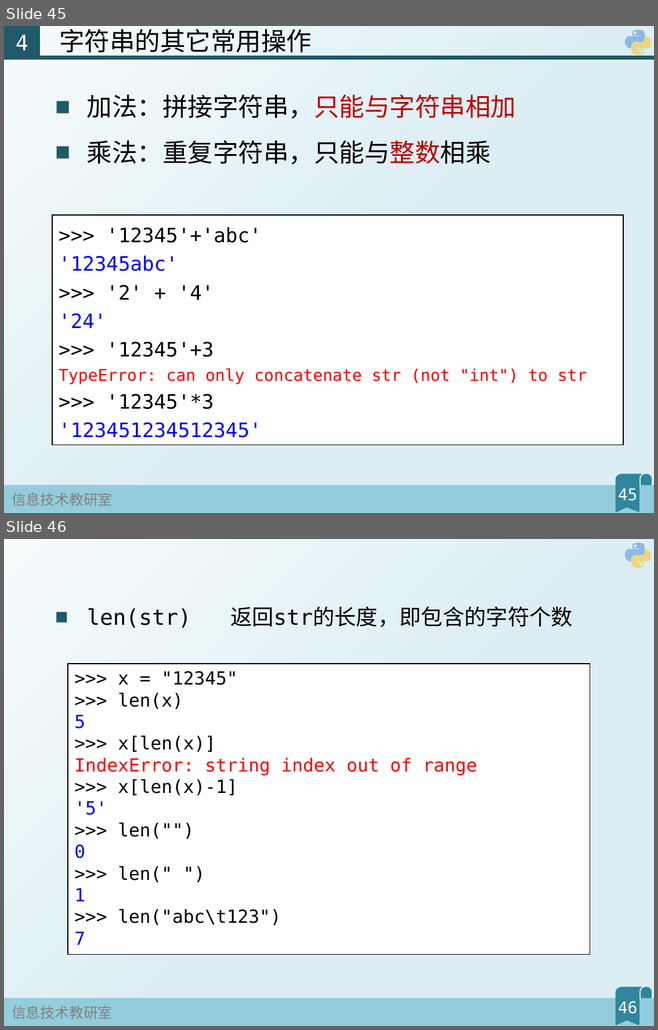
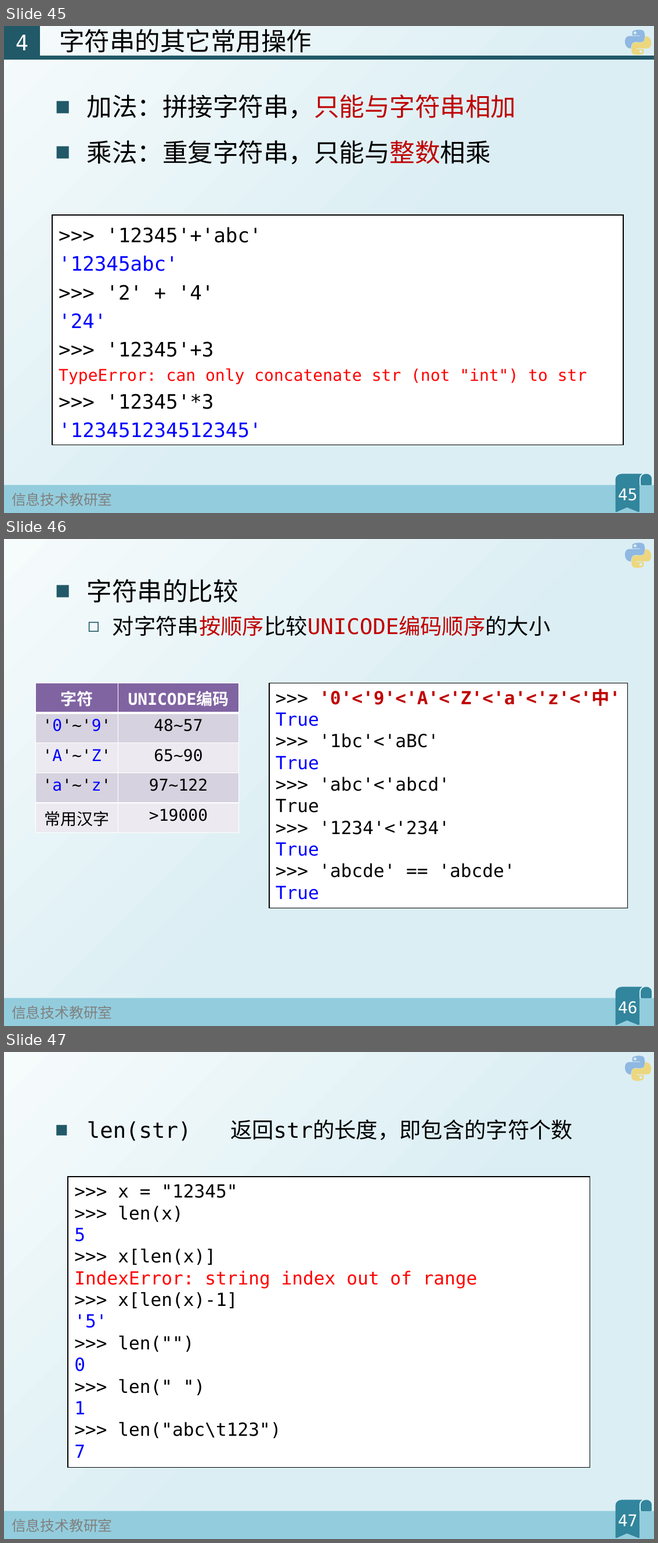
Before and after one commit to fjzfmxd/-, a slide deck: 2Python基本类型/幻灯片.pptx. Shown one above the other, each under a label of ours: slides 45 and 46 before the commit, slides 45, 46 and 47 after it. The pictures are 658x1030 and 658x1543 pixels, drawn with LibreOffice and Linux fonts; fonts in the diff are those of the drawing; background and template pictures are left out. Boxes give left, top, right and bottom in pixels: in the first picture for what was removed or moved away, otherwise in the second. Text is boxed around its words. In the diff, an @@ line names an element or a change of style, - is before the commit and + after.

```diff
--- a/2Python基本类型/幻灯片.pptx
+++ b/2Python基本类型/幻灯片.pptx
@@ slide 46 added at bbox=[4, 539, 654, 1026], background gradient #F6FBFC to #DBEEF4; not listed: 5 template elements that a slide beside it also shows @@
@@ text added at bbox=[87, 579, 550, 636], 24 pt, text #000000 @@
+■ 字符串的比较
+  ◻ 对字符串按顺序比较UNICODE编码顺序的大小
@@ table added at bbox=[36, 683, 239, 832], 5 rows, 2 columns @@
+字符 | UNICODE编码
+'0'~'9' | 48~57
+'A'~'Z' | 65~90
+'a'~'z' | 97~122
+常用汉字 | >19000
@@ rectangle added at bbox=[269, 683, 627, 908], fill #FFFFFF, outline #000000 1 pt, 20 pt, text #000000 @@
+>>> '0'<'9'<'A'<'Z'<'a'<'z'<'中'
+True
+>>> '1bc'<'aBC'
+True
+>>> 'abc'<'abcd'
+True
+>>> '1234'<'234'
+True
+>>> 'abcde' == 'abcde'
+True
@@ page number added at bbox=[618, 1001, 637, 1014], 18 pt, text #FFFFFF @@
+46
@@ what was slide 46 is now slide 47 @@
@@ page number at bbox=[618, 1514, 637, 1526]: text changed @@
-46
+47
```
Also in this commit, not shown: 4 slides changed, 1 other file.
